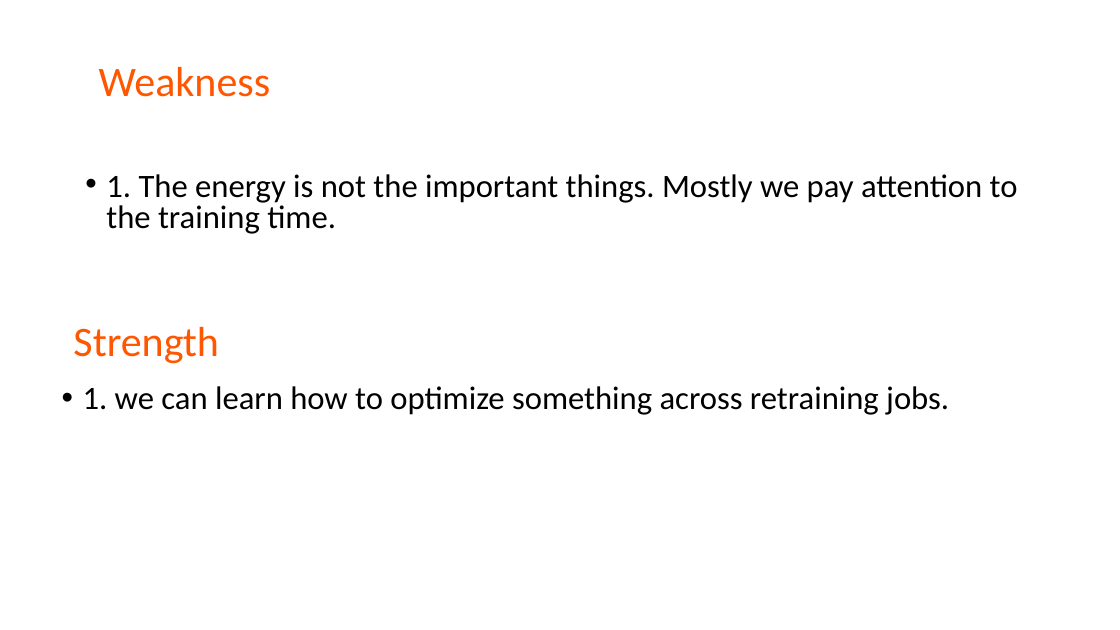
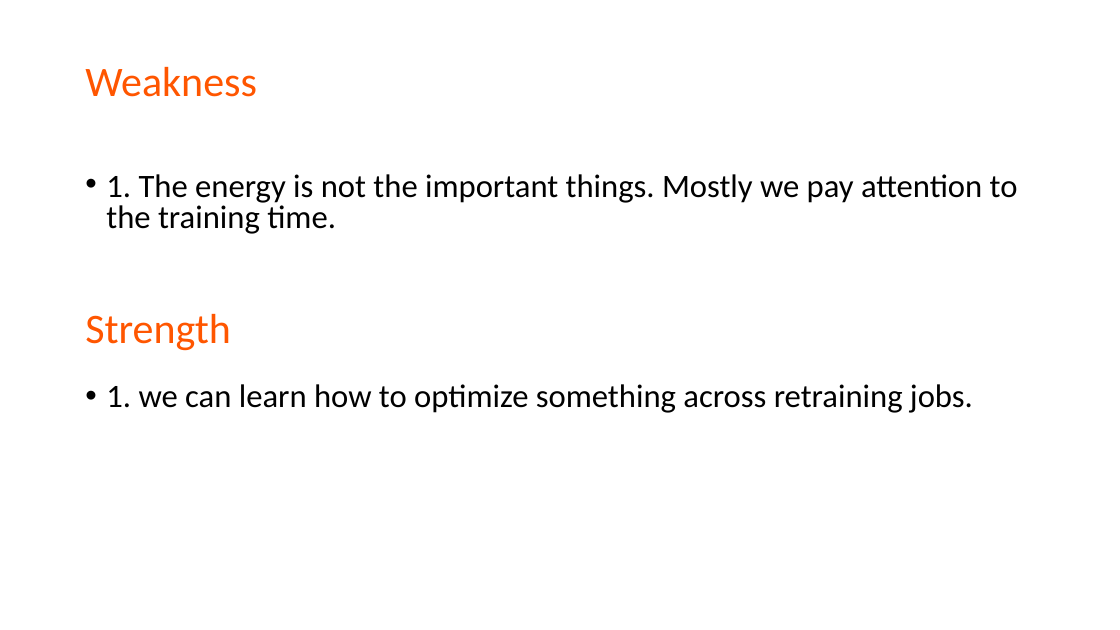
Before and after one commit to LukeLIN-web/CS345, a slide deck: slide 29 of paperview/zeuspresentation.pptx (slide 28 before the commit). Drawn at 1120x630 pixels with LibreOffice and Linux fonts; fonts in the diff are those of the drawing. Boxes give left, top, right and bottom in pixels: in the first picture for what was removed or moved away, otherwise in the second. Text is boxed around its words. In the diff, an @@ line names an element or a change of style, - is before the commit and + after.

```diff
--- a/paperview/zeuspresentation.pptx
+++ b/paperview/zeuspresentation.pptx
@@ text "Weakness": place and size @@
-text "Weakness" at (99, 67, 271, 97)
+text "Weakness" at (85, 67, 257, 97)
@@ text "Strength": place and size @@
-text "Strength" at (73, 327, 218, 364)
+text "Strength" at (85, 314, 230, 351)
@@ text "1. we can learn how ...": place and size @@
-text "1. we can learn how ..." at (83, 386, 949, 415)
+text "1. we can learn how ..." at (106, 384, 973, 413)
```
Also in this commit, not shown: 1 slide added, 3 other files.
